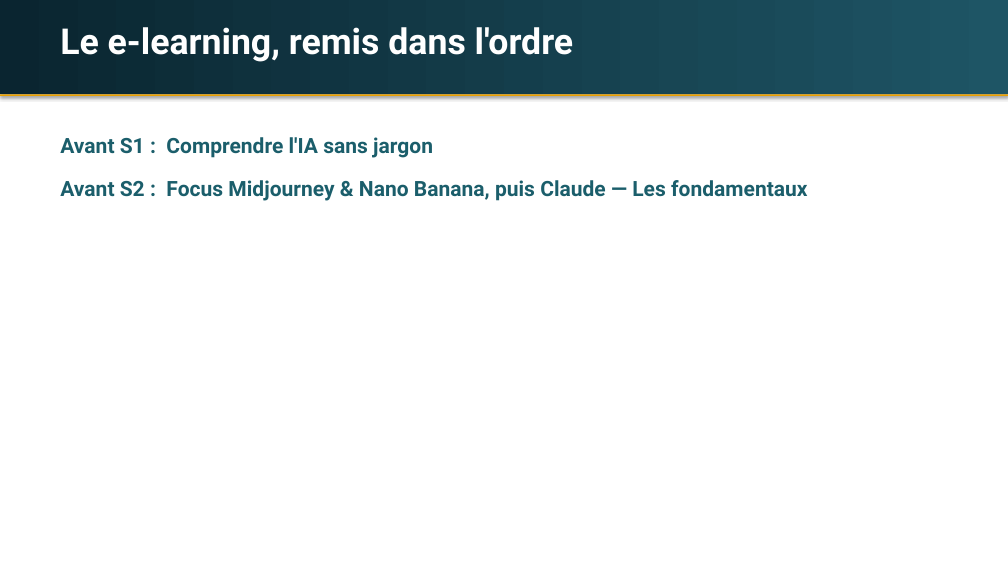
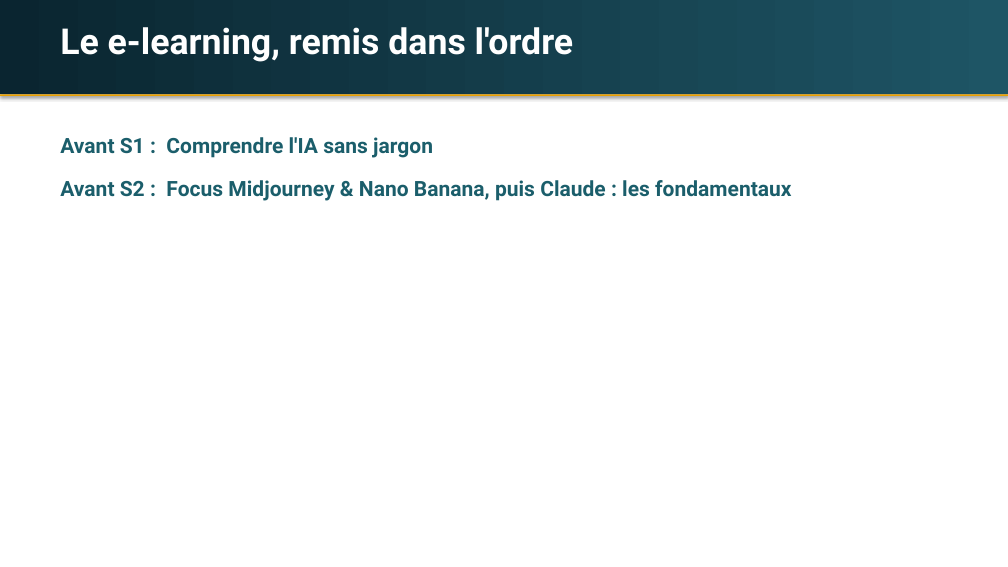
Before and after one commit to idrispjsalvi/claude-hub, a slide deck: slide 3 of espaces/intelligence-academy/seances/laurence-saulais/laurence-saulais-s1-fondamentaux.pptx. Drawn at 1008x567 pixels with LibreOffice and Linux fonts; fonts in the diff are those of the drawing. Boxes give left, top, right and bottom in pixels: in the first picture for what was removed or moved away, otherwise in the second. Text is boxed around its words. In the diff, an @@ line names an element or a change of style, - is before the commit and + after.

```diff
--- a/espaces/intelligence-academy/seances/laurence-saulais/laurence-saulais-s1-fondamentaux.pptx
+++ b/espaces/intelligence-academy/seances/laurence-saulais/laurence-saulais-s1-fondamentaux.pptx
@@ text at (x1=60, y1=180, x2=791, y2=201): text changed @@
-Avant S2 : Focus Midjourney & Nano Banana, puis Claude — Les fondamentaux
+Avant S2 : Focus Midjourney & Nano Banana, puis Claude : les fondamentaux
```
Also in this commit, not shown: 10 other slides changed, 7 slides added, 3 slides removed, 1 other file.
